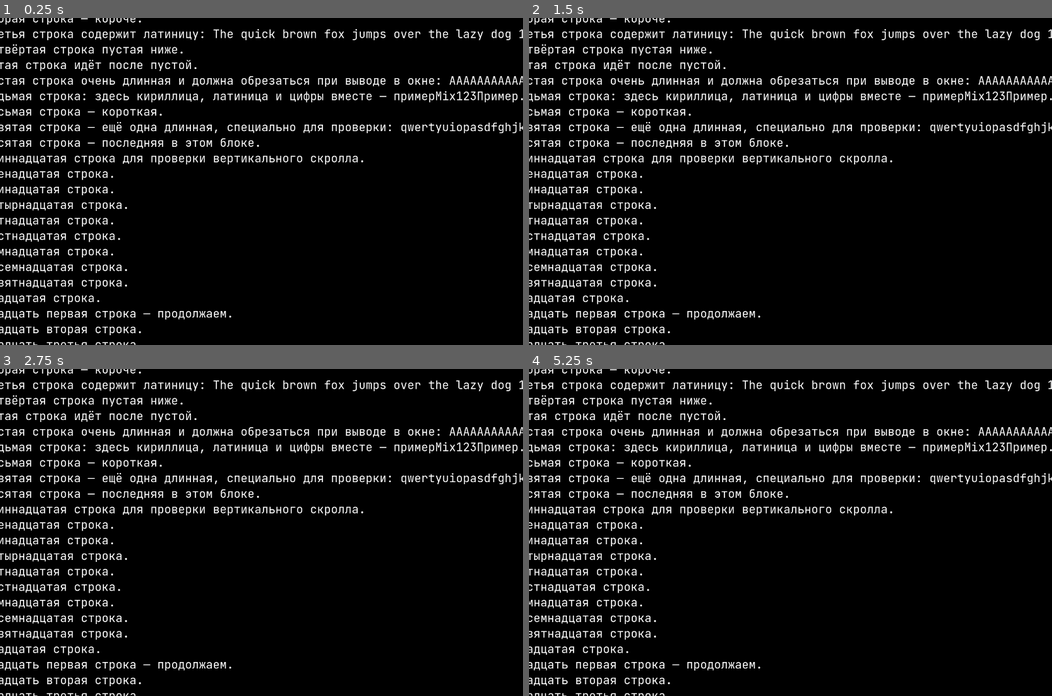
Above: before the commit, frames 1-4 (two rows, left to right).
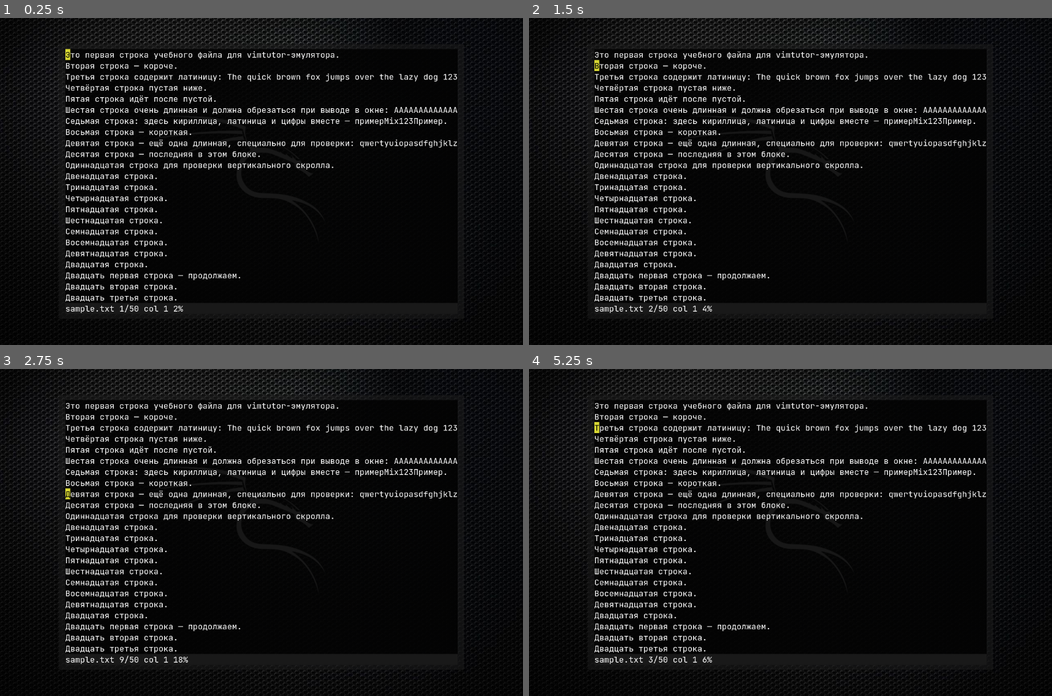
Above: after the commit, the same moments.

Repository: maeshchenko/godot-vimtutor
Game: Godot game, scene res://vim_tutor_root.tscn
Two runs of this game, one before a commit and one after it. Both use one fixed random seed, a clock stepped at 60 frames per second and the inputs below.
Inputs:
- Up to frame 1 (0.25 s): no input
- Up to frame 2 (1.5 s): tap Enter at 0.5 s; hold Right (ui_right) 0.53-1.28 s; hold K 0.53-1.28 s; tap Space at 1.25 s; hold Down (ui_down) from 1.28 s (still down); tap J at 1.35 s
- Up to frame 3 (2.75 s): release Down (ui_down) at 2.03 s; hold Right (ui_right) from 2.03 s (still down); hold H from 2.03 s (still down)
- Up to frame 4 (5.25 s): tap Enter at 2.75, 4.25 s; release Right (ui_right) at 2.78 s; release H at 2.78 s; hold Up (ui_up) 2.78-3.53 s; tap L at 2.85 s; tap Space at 3.5, 5 s; hold K 3.53-4.28 s; hold Left (ui_left) 3.53-5.03 s; tap J at 4.35 s; hold Down (ui_down) from 5.03 s (still down); hold H from 5.03 s (still down)

The runs differ from the first frame. In frame 1, 22% of the frame differs, in the area x 0-100%, y 0-100%; in frame 2, 22%; in frame 3, 22%; in frame 4, 22%.

Commit message:
add background image and transparancy to window

Diff:
--- a/text_grid.gd
+++ b/text_grid.gd
@@ -7,8 +7,9 @@
 var cursor_col: int = 0
 var top_line: int = 0
 
-var font: Font
-var font_size: int = 0
+@export var font_size := 32
+var font: Font = load("res://assets/fonts/JetBrainsMono-Regular.ttf")
+
 var char_w: float = 0.0
 var char_h: float = 0.0
 var ascent: float = 0.0
@@ -16,7 +17,7 @@
 var lines: Array = []
 
 @export var fg_color: Color = Color(1, 1, 1, 1) # текст
-@export var bg_color: Color = Color(0, 0, 0, 1) # фон
+@export var bg_color: Color = Color(0, 0, 0, 0.8) # фон
 @export var status_bg: Color = Color( 0.10, 0.10, 0.10, 1) # фон статус-строки
 @export var cursor_bg: Color = Color( 0.85, 0.85, 0.20, 1) # фон ячейки курсора
 @export var cursor_fg: Color = Color(0, 0, 0, 1) # символ под курсором
@@ -35,8 +36,6 @@
 
 # нужно чтобы точно знать размеры символов, чтобы дальше расчитать сетку
 func resolve_font_metrics() -> void:
-	font = load("res://assets/fonts/JetBrainsMono-Regular.ttf")
-	font_size = 28
 
 	var size = font.get_char_size("W".unicode_at(0), font_size) # unicode_at переводит букву в unicode-число
 	char_w = size.x
--- a/vim_tutor_root.tscn
+++ b/vim_tutor_root.tscn
@@ -1,5 +1,6 @@
-[gd_scene load_steps=2 format=3 uid="uid://cgfbwmk6jewa6"]
+[gd_scene load_steps=3 format=3 uid="uid://cgfbwmk6jewa6"]
 
+[ext_resource type="Texture2D" uid="uid://bvxfabgeui2n1" path="res://assets/images/wallpaper.png" id="1_qx4gc"]
 [ext_resource type="Script" path="res://text_grid.gd" id="2_14u6n"]
 
 [node name="VimTutorRoot" type="Control"]
@@ -10,14 +11,15 @@
 grow_horizontal = 2
 grow_vertical = 2
 
-[node name="Background" type="ColorRect" parent="."]
+[node name="Background" type="TextureRect" parent="."]
 layout_mode = 1
 anchors_preset = 15
 anchor_right = 1.0
 anchor_bottom = 1.0
 grow_horizontal = 2
 grow_vertical = 2
-color = Color(0, 0, 0, 1)
+texture = ExtResource("1_qx4gc")
+stretch_mode = 6
 
 [node name="TerminalCenter" type="CenterContainer" parent="."]
 layout_mode = 1
@@ -47,3 +49,4 @@
 layout_mode = 2
 focus_mode = 2
 script = ExtResource("2_14u6n")
+font_size = 20
Binary file added: assets/images/wallpaper.png
Not shown, added: assets/images/wallpaper.png.import
Not shown, changed: data/sample.txt
